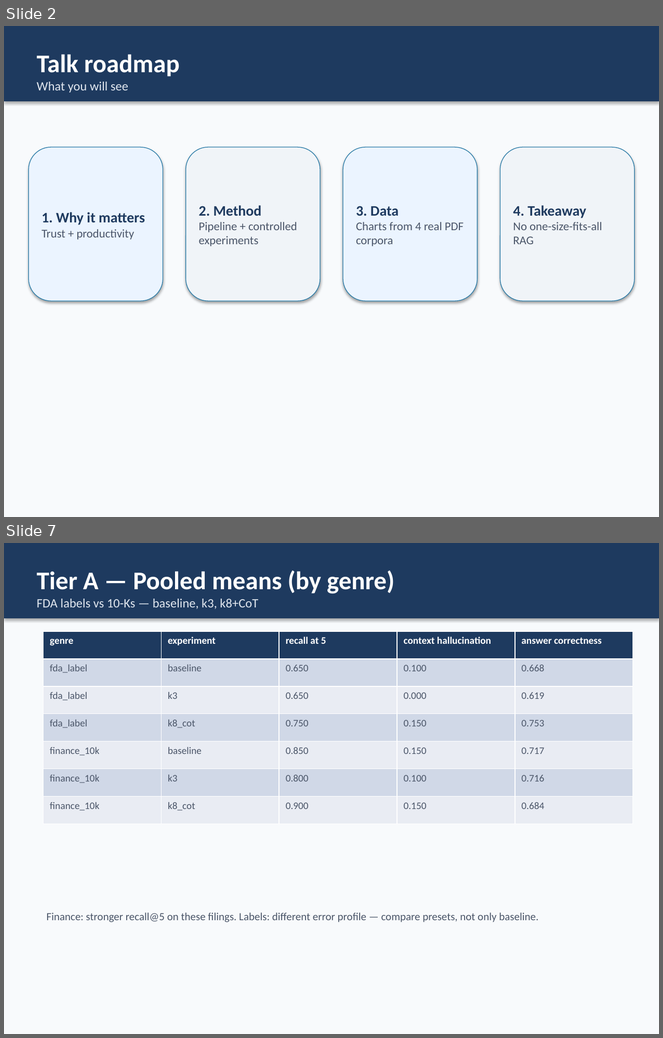
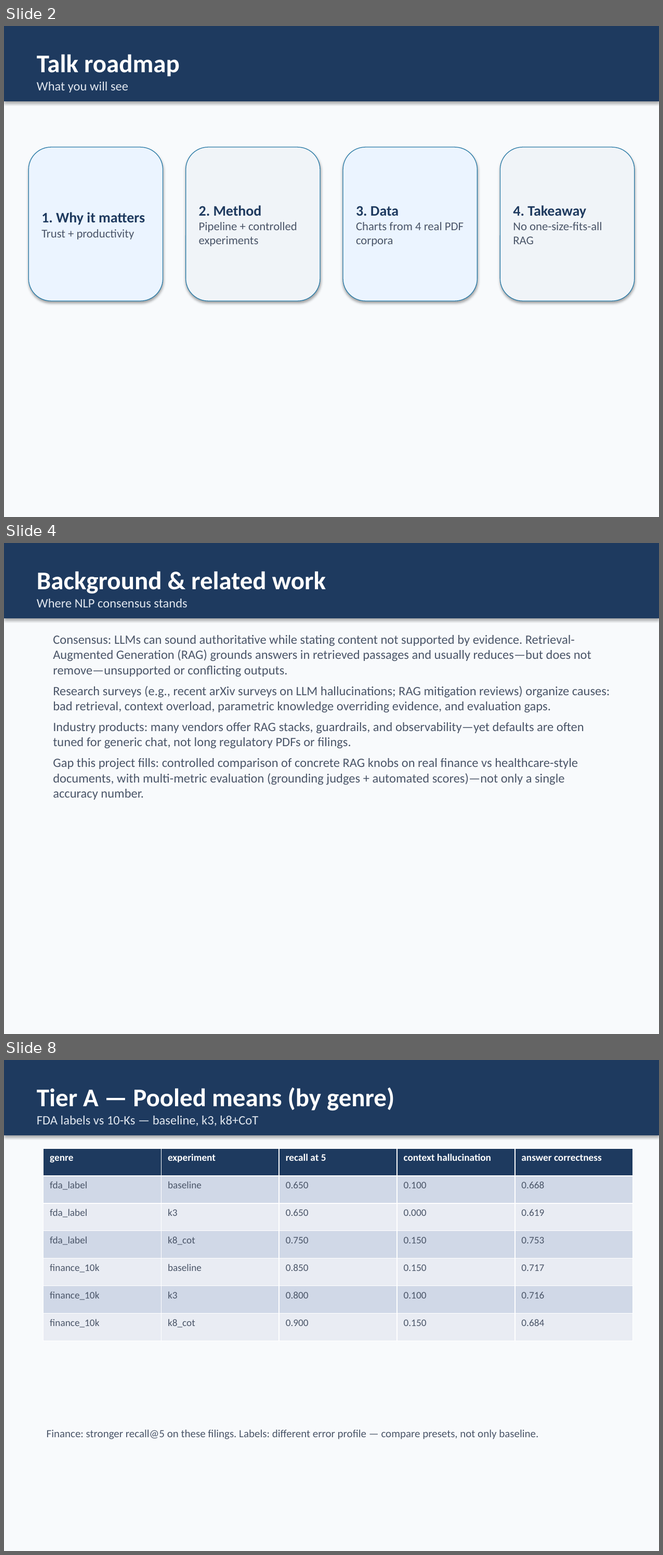
Before and after one commit to TrevorConnolly/FinanceQAHallucinations, a slide deck: outputs/presentation/RAG_Hallucination_Capstone.pptx. Shown one above the other, each under a label of ours: slides 2 and 7 before the commit, slides 2, 4 and 8 after it; the slides between them are not shown. The pictures are 663x1038 and 663x1555 pixels, drawn with LibreOffice and Linux fonts; fonts in the diff are those of the drawing. Boxes give left, top, right and bottom in pixels: in the first picture for what was removed or moved away, otherwise in the second. Text is boxed around its words. In the diff, an @@ line names an element or a change of style, - is before the commit and + after.

```diff
--- a/outputs/presentation/RAG_Hallucination_Capstone.pptx
+++ b/outputs/presentation/RAG_Hallucination_Capstone.pptx
@@ slide 4 added at (4,543,659,1034), background #F8FAFC @@
@@ rectangle added at (4,543,659,618), fill #1E3A5F, 14 pt, text #E2E8F0 @@
+Background & related work
+Where NLP consensus stands
@@ text added at (53,635,610,800), 14 pt, text #4A5568 @@
+Consensus: LLMs can sound authoritative while stating content not supported by evidence. Retrieval-Augmented Generation (RAG) grounds answers in retrieved passages and usually reduces—but does not remove—unsupported or conflicting outputs.
+Research surveys (e.g., recent arXiv surveys on LLM hallucinations; RAG mitigation reviews) organize causes: bad retrieval, context overload, parametric knowledge overriding evidence, and evaluation gaps.
+Industry products: many vendors offer RAG stacks, guardrails, and observability—yet defaults are often tuned for generic chat, not long regulatory PDFs or filings.
+Gap this project fills: controlled comparison of concrete RAG knobs on real finance vs healthcare-style documents, with multi-metric evaluation (grounding judges + automated scores)—not only a single accuracy number.
@@ what was slide 7 is now slide 8 @@
```
Also in this commit, not shown: 2 slides changed, 3 other slides added, 3 slides removed, 1 other file.
